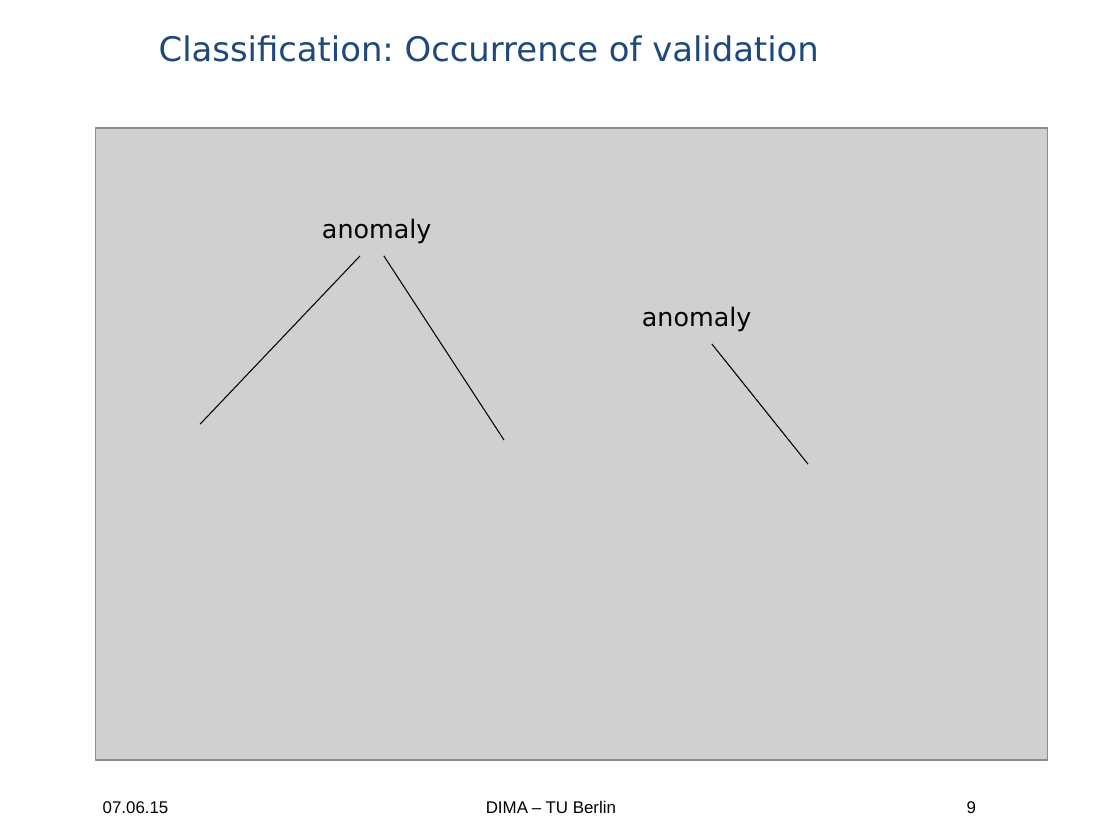
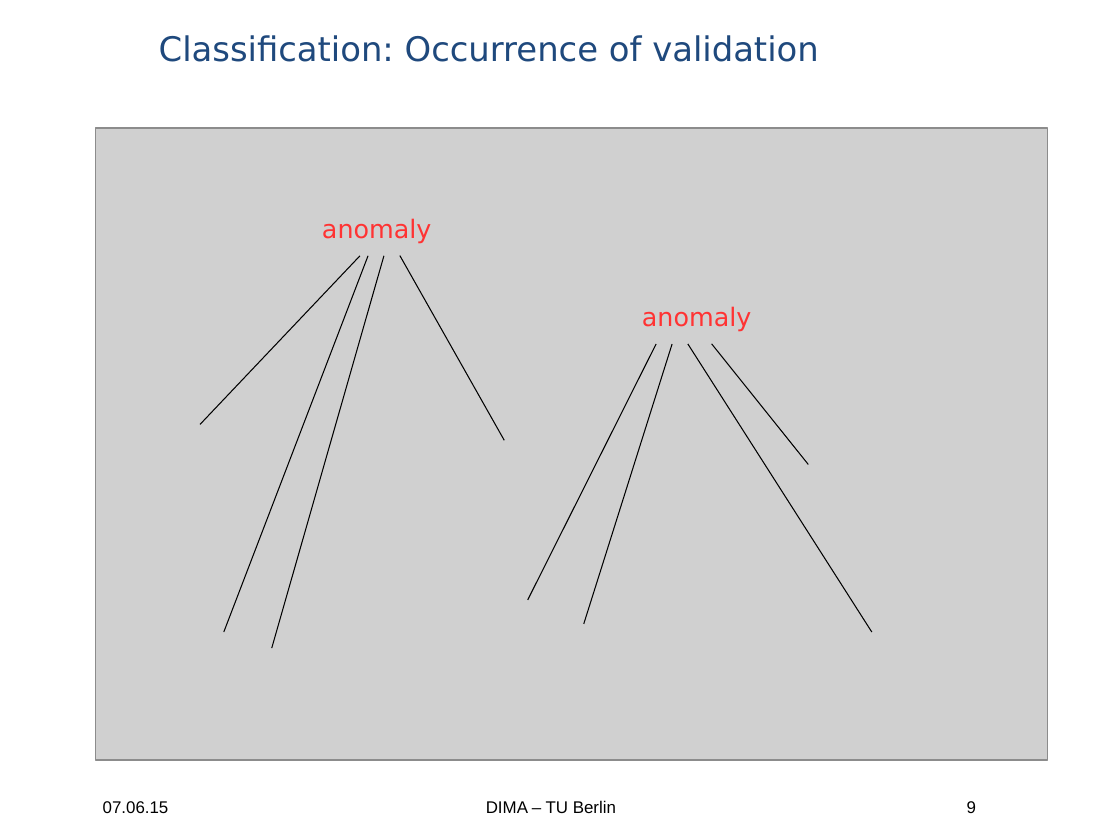
Before and after one commit to ericdoerheit/DBPRO2015, a slide deck: slide 9 of Presentations/Presentation 3.ppt. Drawn at 1120x840 pixels with LibreOffice and Linux fonts; fonts in the diff are those of the drawing; grey boxes stand for pictures; background and template pictures are left out. Boxes give left, top, right and bottom in pixels: in the first picture for what was removed or moved away, otherwise in the second. Text is boxed around its words. In the diff, an @@ line names an element or a change of style, - is before the commit and + after.

```diff
--- a/Presentations/Presentation 3.ppt
+++ b/Presentations/Presentation 3.ppt
@@ text "anomaly" at (322,218,431,244): text colour #000000 to #FF3333 @@
@@ line added from (368, 256) to (224, 632), #000000 0.74 pt @@
@@ line added from (384, 256) to (271, 648), #000000 0.74 pt @@
@@ line moved from (504, 440) - (384, 256) to (504, 440) - (400, 256) @@
@@ text "anomaly" at (642,306,751,332): text colour #000000 to #FF3333 @@
@@ line added from (657, 345) to (527, 600), #000000 0.74 pt @@
@@ line added from (673, 345) to (584, 624), #000000 0.74 pt @@
@@ line added from (688, 345) to (872, 632), #000000 0.74 pt @@
```
Also in this commit, not shown: 5 other slides changed, 3 slides added, 2 slides removed, 1 other file.
